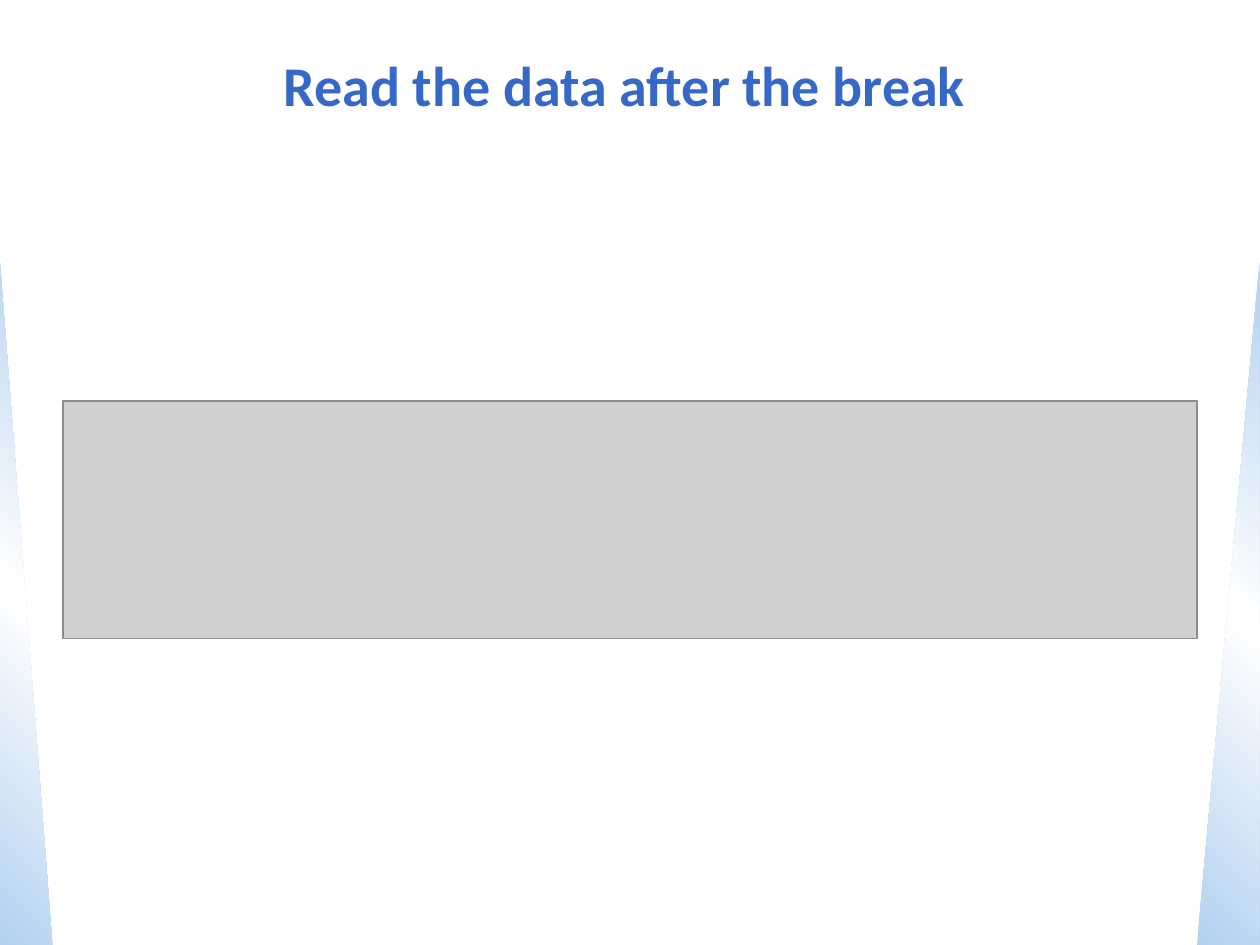
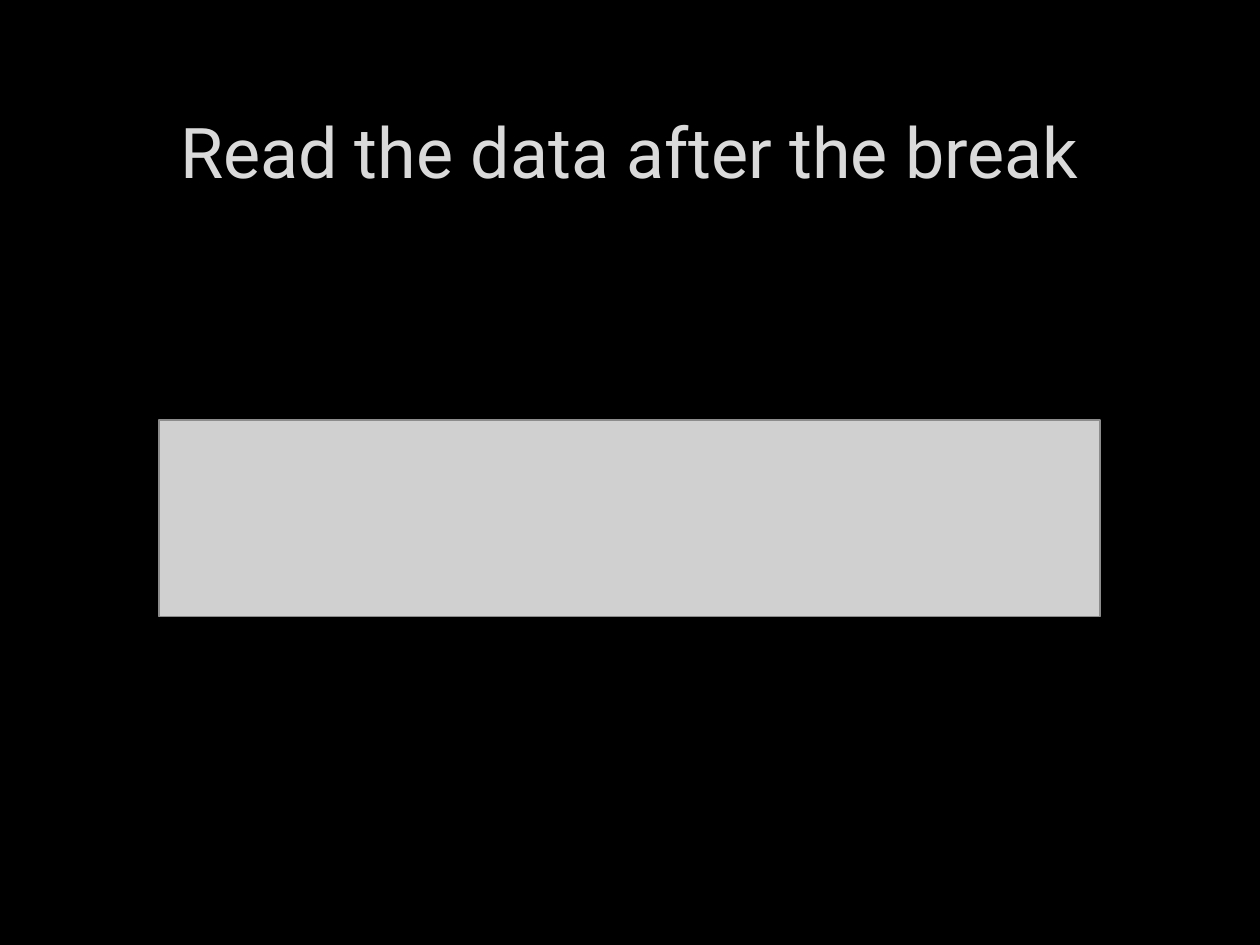
Before and after one commit to ZacharyVasey/CS3339, a slide deck: slide 27 of Lecture4.pptx. Drawn at 1260x945 pixels with LibreOffice and Linux fonts; fonts in the diff are those of the drawing; grey boxes stand for pictures; background and template pictures are left out. Boxes give left, top, right and bottom in pixels: in the first picture for what was removed or moved away, otherwise in the second. Text is boxed around its words. In the diff, an @@ line names an element or a change of style, - is before the commit and + after.

```diff
--- a/Lecture4.pptx
+++ b/Lecture4.pptx
@@ background #FFFFFF to picture (left out) @@
@@ title "Read the data after the ..." moved from (x1=284, y1=66, x2=965, y2=107) to (x1=180, y1=124, x2=1078, y2=179) @@
@@ title "Read the data after the ..." at (x1=180, y1=124, x2=1078, y2=179): size 32 to 40 pt, font Calibri to Roboto, text colour #3568C7 to #DADADA, letter outline none to #404040 0.75 pt, bold off @@
@@ right triangle removed at (x1=0, y1=262, x2=53, y2=945) @@
@@ right triangle removed at (x1=1197, y1=262, x2=1260, y2=945) @@
@@ picture resized from (x1=63, y1=401, x2=1197, y2=638) to (x1=159, y1=420, x2=1100, y2=616) @@
```
Also in this commit, not shown: 26 other slides changed, 4 other files.
